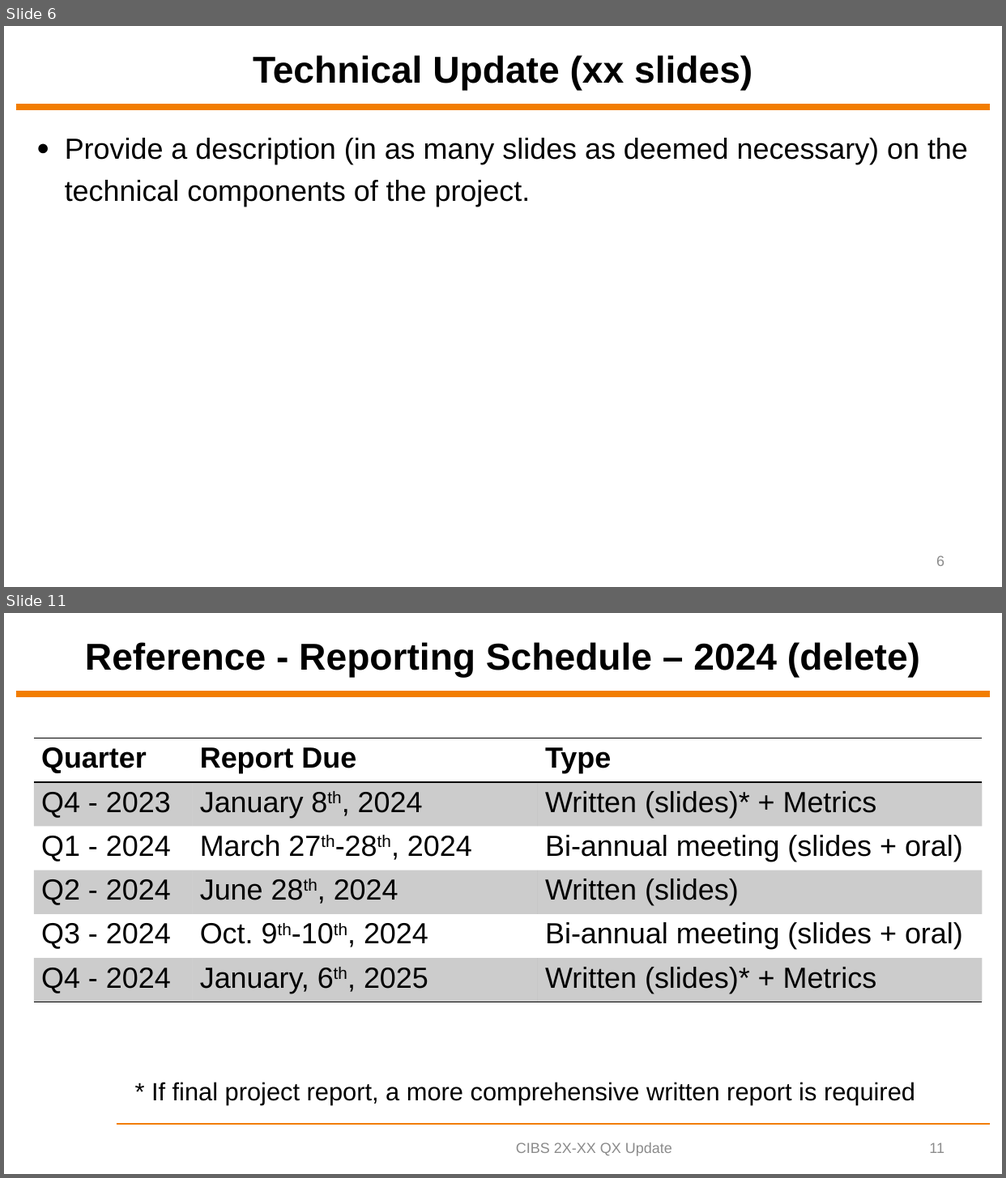
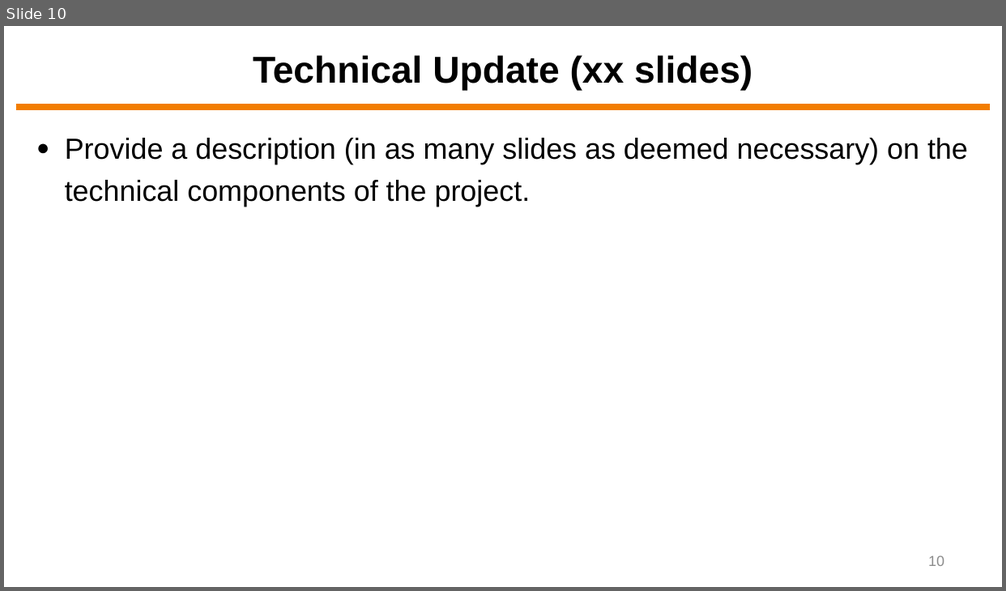
Before and after one commit to ytrivedi315/Final-Project-Yash-Trivedi, a slide deck: Final Presentation/ECEN5743 Final Project Presentation - YT.pptx. Shown one above the other, each under a label of ours: slides 6 and 11 before the commit, slide 10 after it; the slides between them are not shown. The pictures are 1006x1178 and 1006x591 pixels, drawn with LibreOffice and Linux fonts; fonts in the diff are those of the drawing; background and template pictures are left out. Boxes give left, top, right and bottom in pixels: in the first picture for what was removed or moved away, otherwise in the second. Text is boxed around its words. In the diff, an @@ line names an element or a change of style, - is before the commit and + after.

```diff
--- a/Final Presentation/ECEN5743 Final Project Presentation - YT.pptx
+++ b/Final Presentation/ECEN5743 Final Project Presentation - YT.pptx
@@ slide 11 removed at [4, 613, 1002, 1174], background #FFFFFF; not listed: 1 template element that a slide beside it also shows @@
@@ title removed at [85, 642, 920, 678] @@
-Reference - Reporting Schedule – 2024 (delete)
@@ table removed at [34, 738, 982, 1003], 6 rows, 3 columns @@
-Quarter | Report Due | Type
-Q4 - 2023 | January 8th, 2024 | Written (slides)* + Metrics
-Q1 - 2024 | March 27th-28th, 2024 | Bi-annual meeting (slides + oral)
-Q2 - 2024 | June 28th, 2024 | Written (slides)
-Q3 - 2024 | Oct. 9th-10th, 2024 | Bi-annual meeting (slides + oral)
-Q4 - 2024 | January, 6th, 2025 | Written (slides)* + Metrics
@@ text removed at [151, 1082, 915, 1105] @@
-* If final project report, a more comprehensive written report is required
@@ line removed from (117, 1123) to (990, 1123) @@
@@ text removed at [516, 1143, 672, 1157] @@
-CIBS 2X-XX QX Update
@@ page number removed at [929, 1143, 944, 1153] @@
-11
@@ what was slide 6 is now slide 10 @@
@@ page number at [928, 556, 944, 566]: text changed @@
-6
+10
```
Also in this commit, not shown: 9 slides added, 9 other slides removed, 11 other files.
